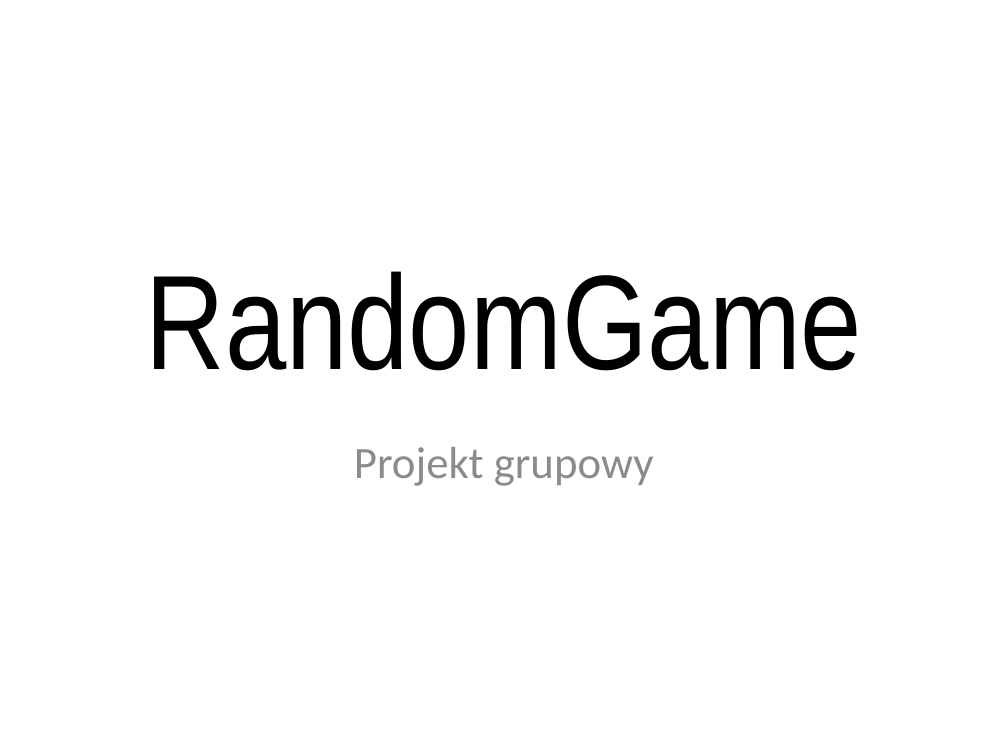
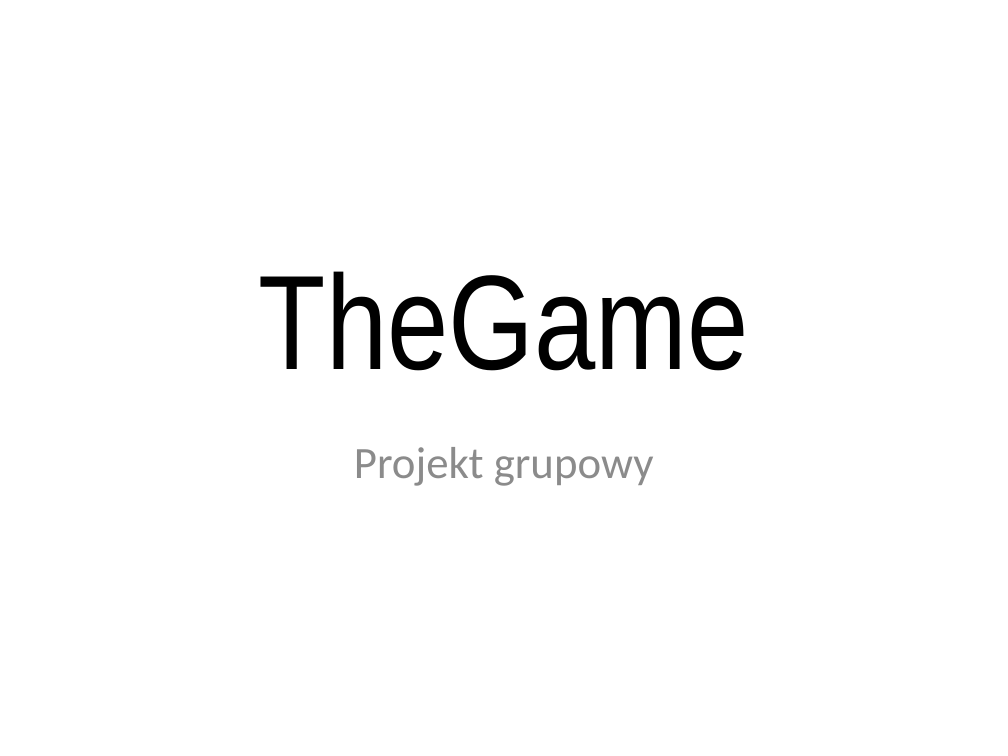
Before and after one commit to nielu/RandomGame, a slide deck: slide 1 of RandomGame.pptx. Drawn at 1008x756 pixels with LibreOffice and Linux fonts; fonts in the diff are those of the drawing; background and template pictures are left out. Boxes give left, top, right and bottom in pixels: in the first picture for what was removed or moved away, otherwise in the second. Text is boxed around its words. In the diff, an @@ line names an element or a change of style, - is before the commit and + after.

```diff
--- a/RandomGame.pptx
+++ b/RandomGame.pptx
@@ title at [259, 271, 749, 371]: text changed @@
-RandomGame
+TheGame
```
Also in this commit, not shown: 7 other slides changed, 5 slides added, 2 slides removed.
